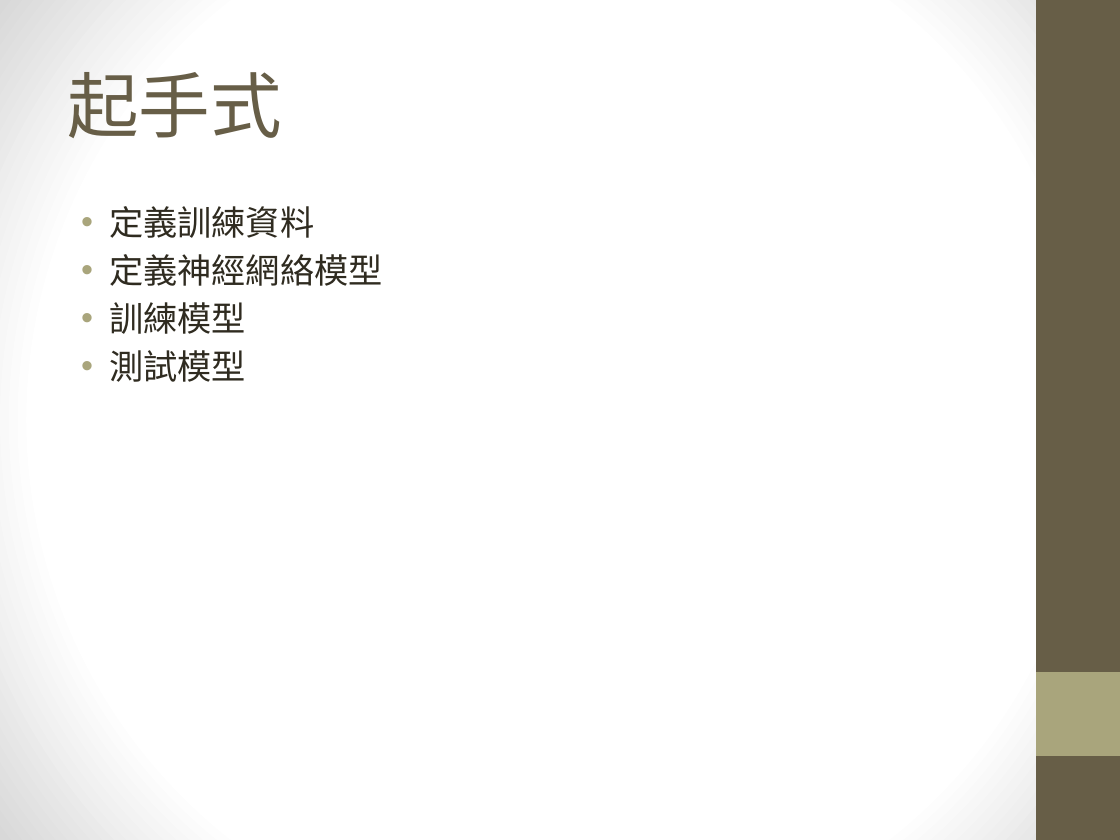
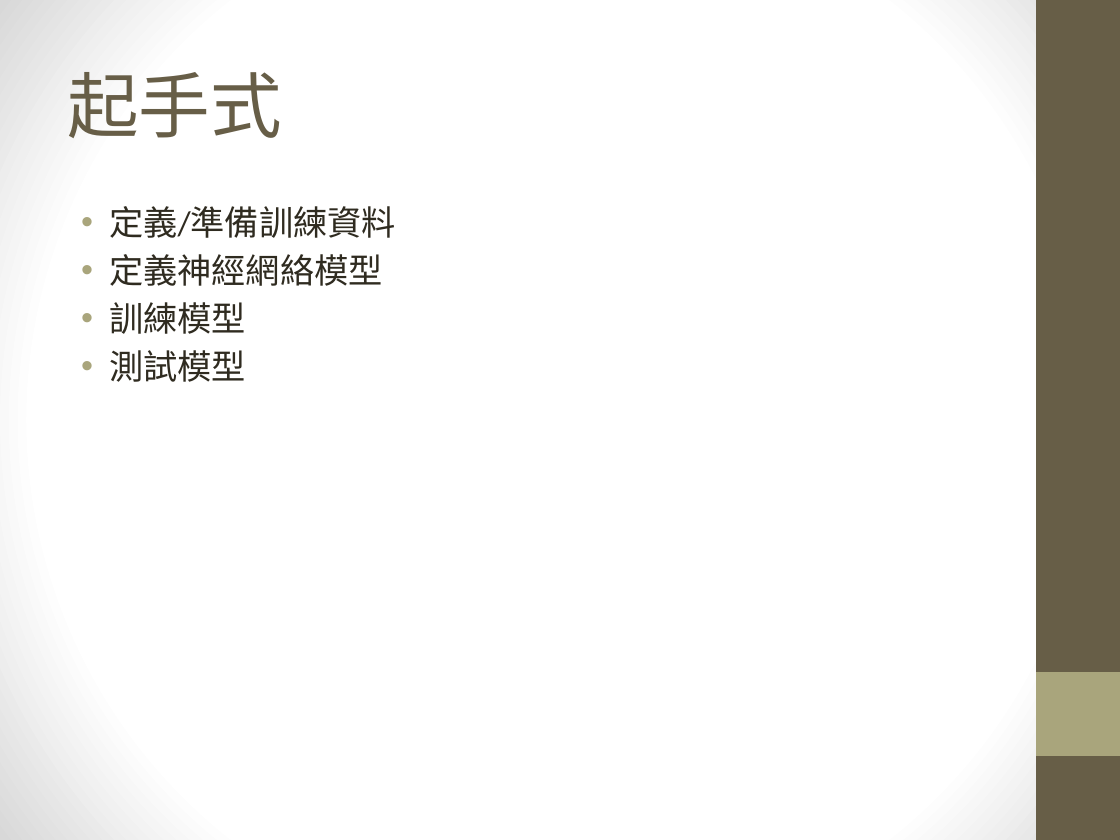
Before and after one commit to maloyang/nkust_202503_nn, a slide deck: slide 20 of nn/01_intro.pptx. Drawn at 1120x840 pixels with LibreOffice and Linux fonts; fonts in the diff are those of the drawing. Boxes give left, top, right and bottom in pixels: in the first picture for what was removed or moved away, otherwise in the second. Text is boxed around its words. In the diff, an @@ line names an element or a change of style, - is before the commit and + after.

```diff
--- a/nn/01_intro.pptx
+++ b/nn/01_intro.pptx
@@ text at (109,206,395,238): text changed @@
-• 定義訓練資料
+• 定義/準備訓練資料
```
Also in this commit, not shown: 4 other slides changed, 2 slides added, 2 slides removed.
